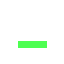
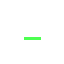
Layer changes from the first 64x64 image to the second:
removed layer "Layer 2" over [18, 41, 47, 48]
added layer "Layer 3" over [24, 37, 41, 40]
